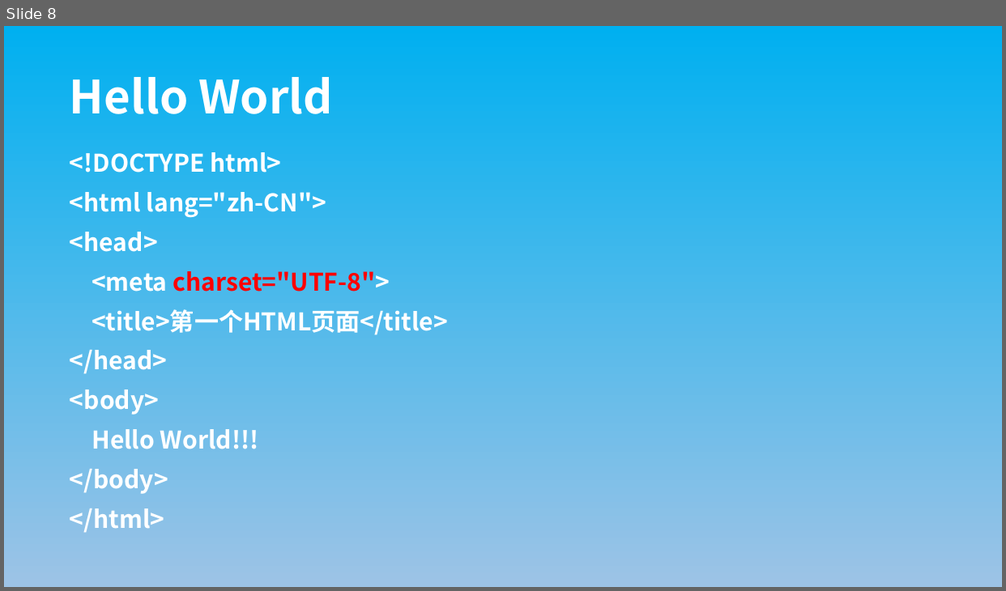
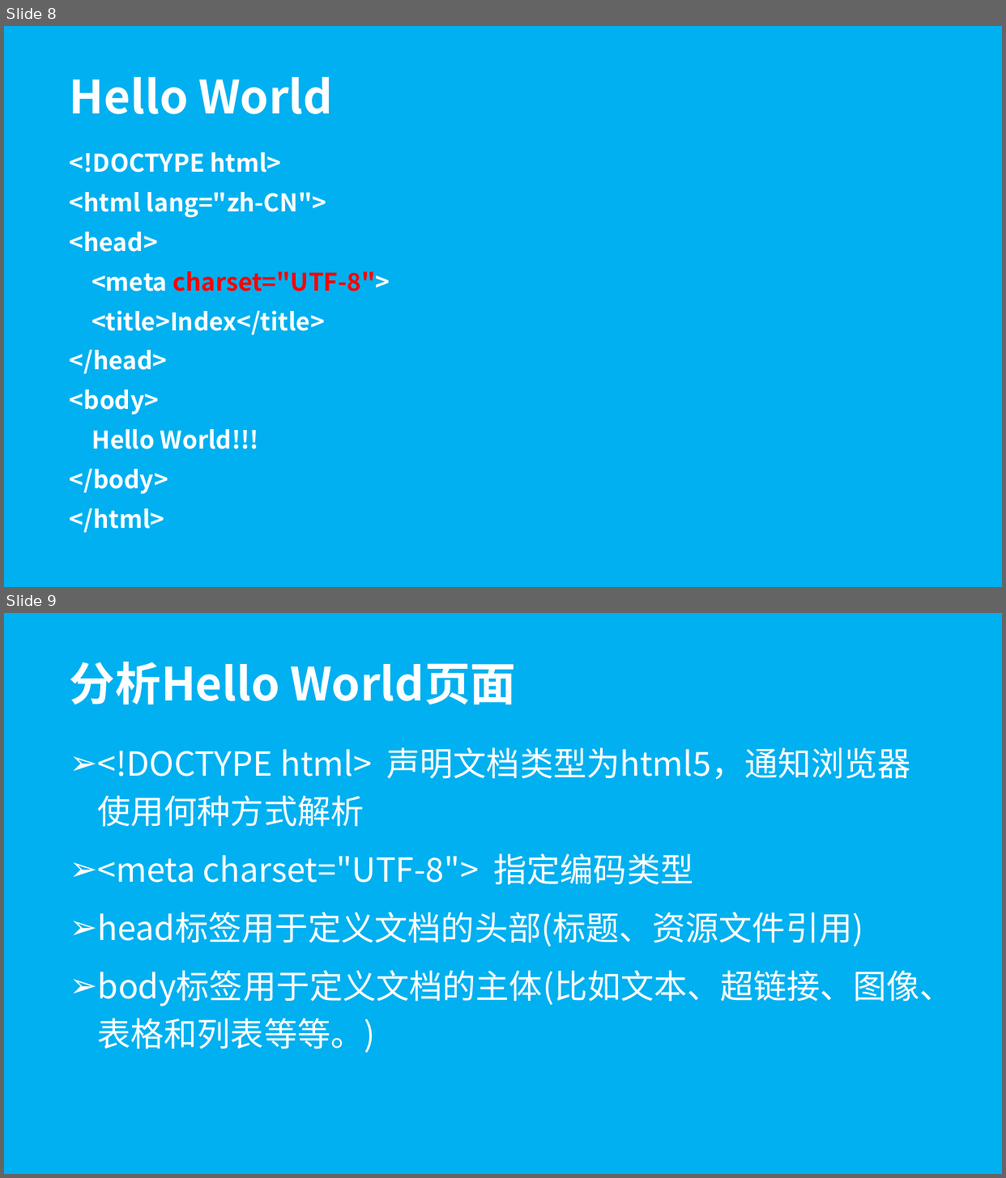
Before and after one commit to wugenshui/ppt, a slide deck: HTML_CSS/Html&CSS.pptx. Shown one above the other, each under a label of ours: slide 8 before the commit, slides 8 and 9 after it. The pictures are 1006x591 and 1006x1178 pixels, drawn with LibreOffice and Linux fonts; fonts in the diff are those of the drawing. Boxes give left, top, right and bottom in pixels: in the first picture for what was removed or moved away, otherwise in the second. Text is boxed around its words. In the diff, an @@ line names an element or a change of style, - is before the commit and + after.

Commit message:
html

```diff
--- a/HTML_CSS/Html&CSS.pptx
+++ b/HTML_CSS/Html&CSS.pptx
@@ slide 9 added at (4,613,1002,1174), background #00B0F0 @@
@@ title added at (70,662,516,705), 44 pt, text #FFFFFF, bold @@
+分析Hello World页面
@@ subtitle added at (98,747,953,1053), 32 pt, text #FFFFFF @@
+➢ <!DOCTYPE html> 声明文档类型为html5，通知浏览器使用何种方式解析
+➢ <meta charset="UTF-8"> 指定编码类型
+➢ head标签用于定义文档的头部(标题、资源文件引用)
+➢ body标签用于定义文档的主体(比如文本、超链接、图像、表格和列表等等。)
@@ slide 8 changed as well @@
@@ background gradient #9DC3E6 to #00B0F0 to #00B0F0 @@
@@ subtitle at (91,310,325,335): text changed @@
-<title>第一个HTML页面</title>
+<title>Index</title>
```
Also in this commit, not shown: 17 other slides changed, 1 other slide added.
